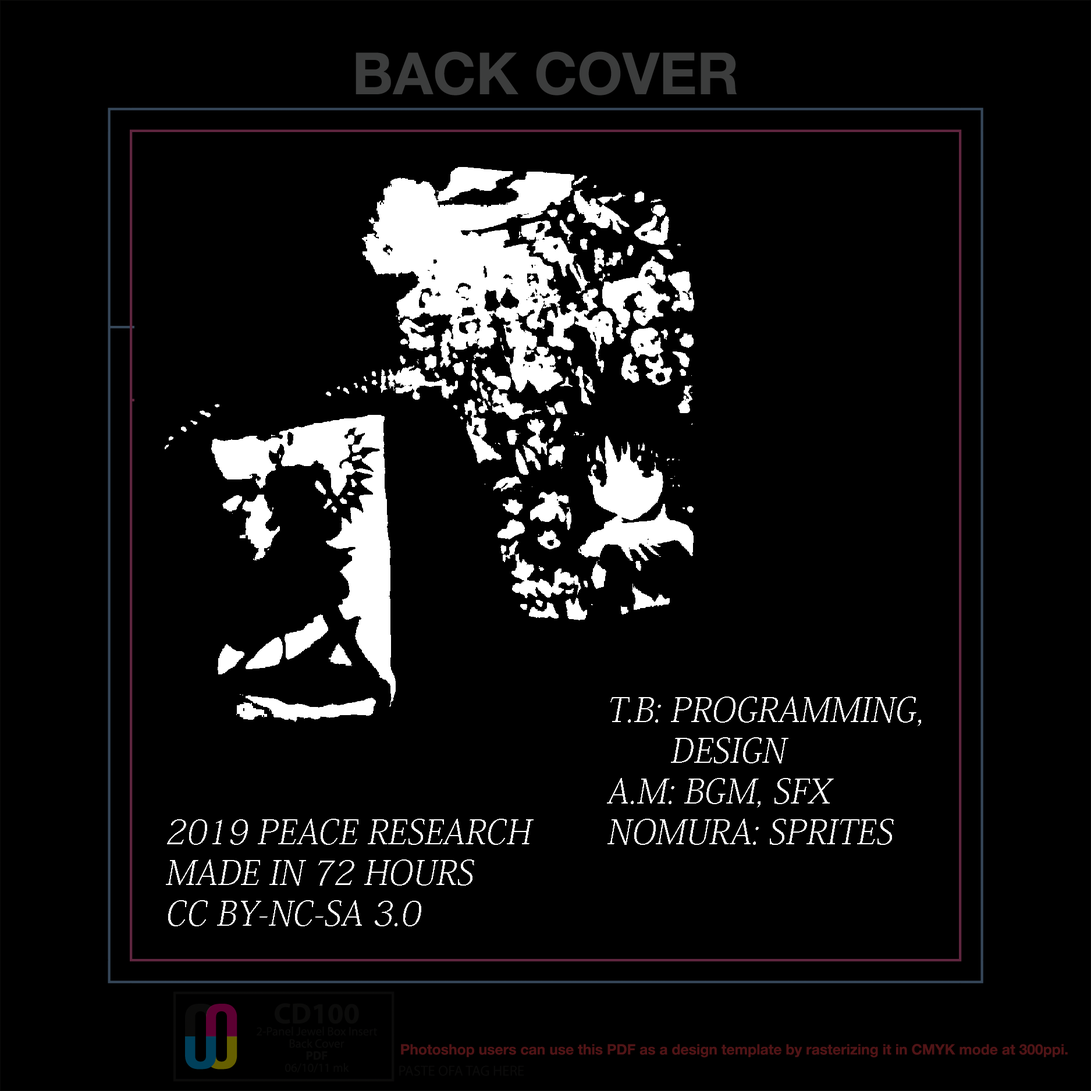
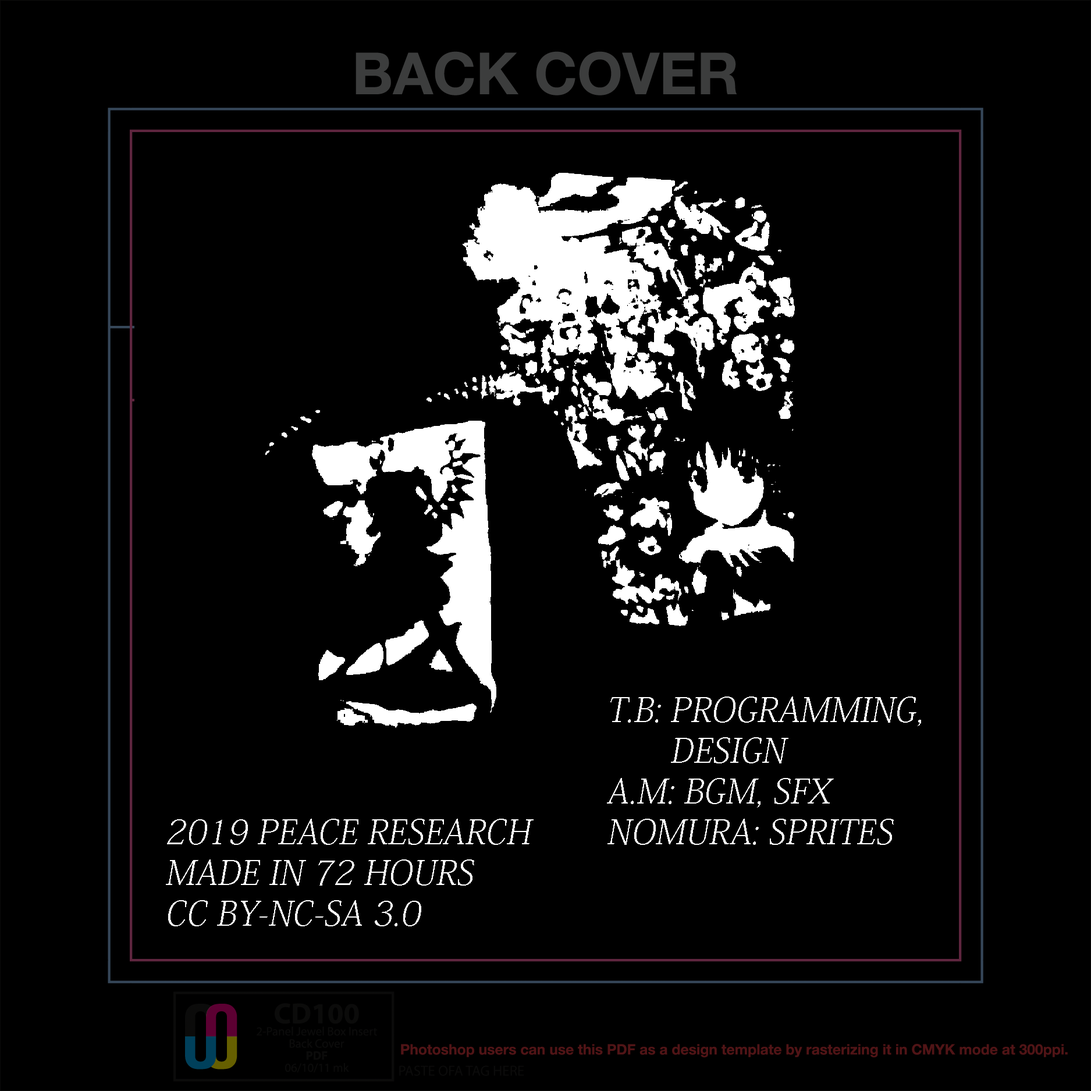
Revision of a layered 1091 x 1091 image; what changed, layer by layer:
painted on "Layer 1" over [164, 167, 796, 729]
